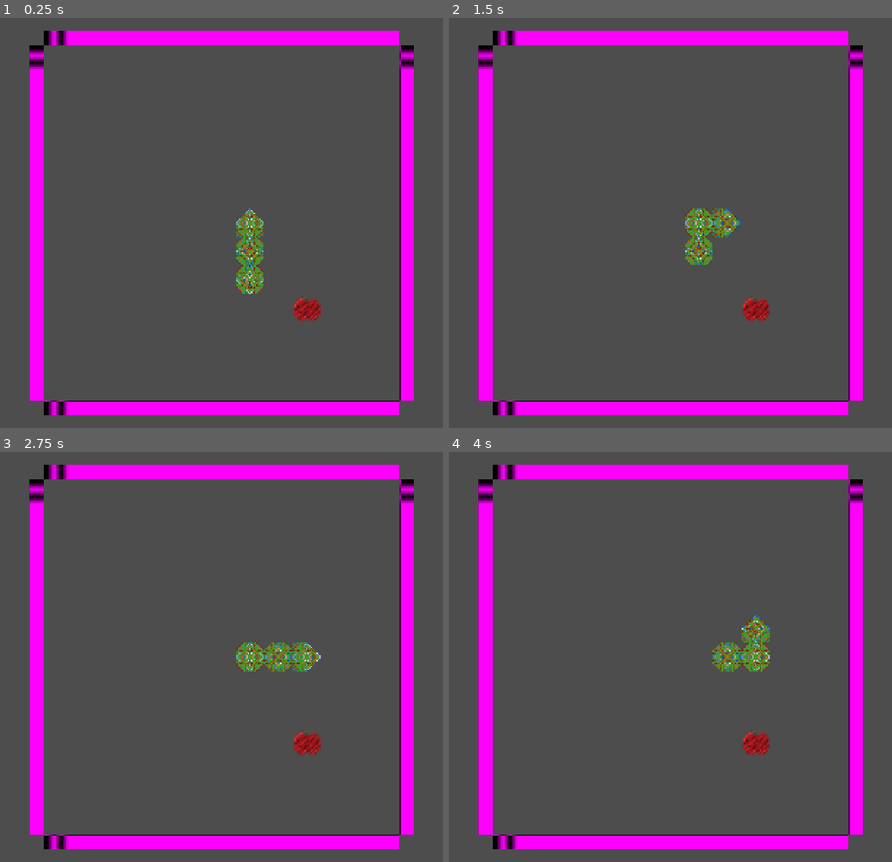
Above: before the commit, frames 1-4 (two rows, left to right).
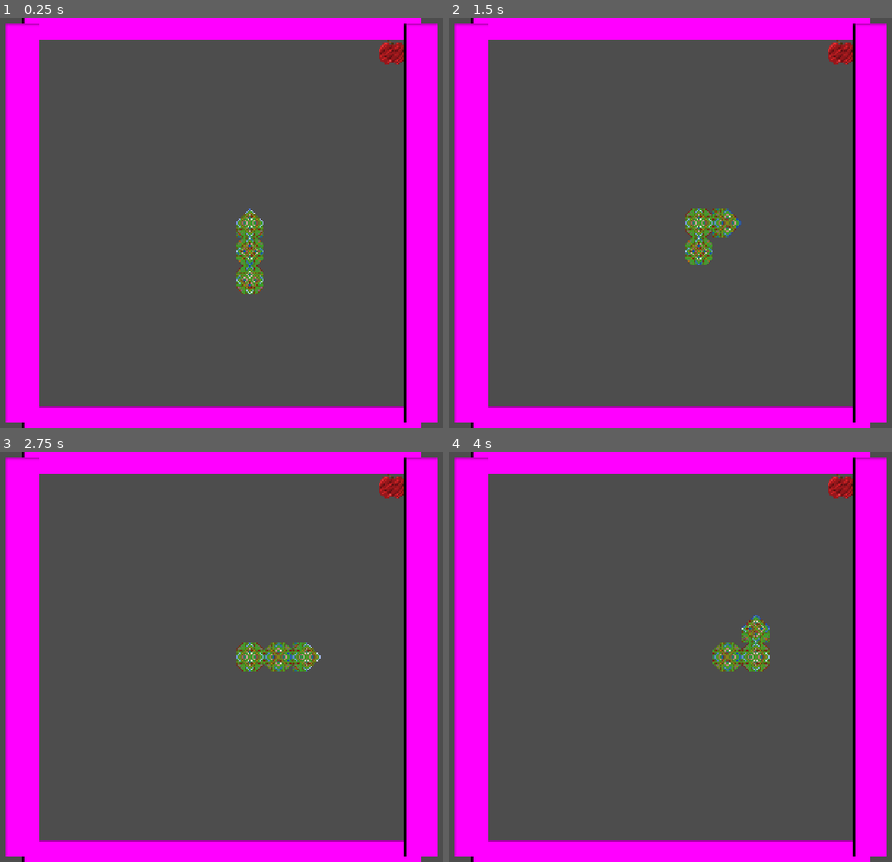
Above: after the commit, the same moments.

Repository: Irresponsible-watermelon/Snakes
Game: Godot game, scene res://SceneController/scene_controller.tscn
Same seed, same stepped clock (60 frames per second), same inputs: the game is played once before the commit and once after it. Before the commit the project starts from res://Scenes/Main.tscn.
Inputs:
- Up to frame 1 (0.25 s): no input
- Up to frame 2 (1.5 s): tap Enter at 0.5 s; hold D (Right) 0.53-1.28 s; hold S (Down) from 1.28 s (still down)
- Up to frame 3 (2.75 s): tap Space at 2 s; release S (Down) at 2.03 s; hold D (Right) from 2.03 s (still down)
- Up to frame 4 (4 s): tap Enter at 2.75 s; release D (Right) at 2.78 s; hold W (Up) 2.78-3.53 s; tap Space at 3.5 s; hold A (Left) from 3.53 s (still down)

The runs differ from the first frame. In frame 1, 22% of the frame differs, in the area x 1-99%, y 0-100%; in frame 2, 22%; in frame 3, 22%; in frame 4, 22%.

Commit message:
Set up f/w for scene switching

Diff:
--- a/Godot/Scripts/apple_spawner.gd
+++ b/Godot/SceneController/Game/Food/apple_spawner.gd
@@ -4,7 +4,7 @@
 @export var wall: Walls
 @export var food_scene: PackedScene
 @export var snake: Snake
-@export var global: Main
+@export var global: Game
 @export var app_spr: Sprite2D
 
 var apple_position: Vector2
--- a/Godot/Scripts/main.gd
+++ b/Godot/SceneController/Game/Game.gd
@@ -1,7 +1,7 @@
 extends Node2D
 
 var cell_size: int = 100
-var cells_across: int = 12
+var cells_across: int = 13 # must be odd
 var score: int = 0
 var survival_time = 0
 var difficulty: int
--- /dev/null
+++ b/Godot/SceneController/Game/Game.tscn
@@ -0,0 +1,78 @@
+[gd_scene format=3 uid="uid://dcqcp2po28cyf"]
+
+[ext_resource type="Script" uid="uid://7pbukn2s7yw5" path="res://SceneController/Game/Game.gd" id="1_1c8af"]
+[ext_resource type="PackedScene" uid="uid://b381g51uua3xa" path="res://SceneController/Game/Snake/snake.tscn" id="2_s1owg"]
+[ext_resource type="Script" uid="uid://bnm6n8cs2y8wx" path="res://SceneController/Game/Walls/walls.gd" id="3_v310c"]
+[ext_resource type="PackedScene" uid="uid://daojfp6lky2hv" path="res://SceneController/Game/Food/apple.tscn" id="4_4jq6i"]
+[ext_resource type="Script" uid="uid://b35xvp2f4e6vv" path="res://SceneController/Game/Food/apple_spawner.gd" id="5_11yct"]
+[ext_resource type="PackedScene" uid="uid://d3id3rcbychmv" path="res://SceneController/Game/Pause_Menu/pause_menu.tscn" id="6_s1owg"]
+
+[sub_resource type="PlaceholderTexture2D" id="PlaceholderTexture2D_pbw6q"]
+size = Vector2(600, 50)
+
+[sub_resource type="PlaceholderTexture2D" id="PlaceholderTexture2D_se6al"]
+size = Vector2(600, 50)
+
+[sub_resource type="PlaceholderTexture2D" id="PlaceholderTexture2D_v1gob"]
+size = Vector2(50, 600)
+
+[sub_resource type="PlaceholderTexture2D" id="PlaceholderTexture2D_jw32o"]
+size = Vector2(50, 600)
+
+[node name="Game" type="Node2D" unique_id=1107367377]
+script = ExtResource("1_1c8af")
+
+[node name="Snake" parent="." unique_id=189533688 node_paths=PackedStringArray("global", "walls", "apple_spawner") instance=ExtResource("2_s1owg")]
+z_index = 1
+position = Vector2(50, 50)
+global = NodePath("..")
+walls = NodePath("../Walls")
+apple_spawner = NodePath("../Food/AppleSpawner")
+
+[node name="Timer" type="Timer" parent="Snake" unique_id=245364244]
+wait_time = 0.2
+autostart = true
+
+[node name="Camera2D" type="Camera2D" parent="." unique_id=1828285225]
+zoom = Vector2(0.5, 0.5)
+
+[node name="Walls" type="Node" parent="." unique_id=621466389 node_paths=PackedStringArray("global")]
+script = ExtResource("3_v310c")
+global = NodePath("..")
+
+[node name="BottomWall" type="Sprite2D" parent="Walls" unique_id=1634994407 groups=["Walls"]]
+z_index = -1
+position = Vector2(0, 300)
+texture = SubResource("PlaceholderTexture2D_pbw6q")
+
+[node name="TopWall" type="Sprite2D" parent="Walls" unique_id=1553293858 groups=["Walls"]]
+position = Vector2(0, -300)
+texture = SubResource("PlaceholderTexture2D_se6al")
+
+[node name="RightWall" type="Sprite2D" parent="Walls" unique_id=217016212 groups=["Walls"]]
+position = Vector2(300, 0)
+texture = SubResource("PlaceholderTexture2D_v1gob")
+
+[node name="LeftWall" type="Sprite2D" parent="Walls" unique_id=355280407 groups=["Walls"]]
+position = Vector2(-300, 0)
+texture = SubResource("PlaceholderTexture2D_jw32o")
+
+[node name="Food" type="Node" parent="." unique_id=903751541]
+
+[node name="Apple" parent="Food" unique_id=1843909988 instance=ExtResource("4_4jq6i")]
+z_index = 1
+
+[node name="Apple" parent="Food/Apple" index="0" unique_id=1243729888]
+visible = false
+
+[node name="AppleSpawner" type="Node" parent="Food" unique_id=316563984 node_paths=PackedStringArray("wall", "snake", "global", "app_spr")]
+script = ExtResource("5_11yct")
+wall = NodePath("../../Walls")
+food_scene = ExtResource("4_4jq6i")
+snake = NodePath("../../Snake")
+global = NodePath("../..")
+app_spr = NodePath("../Apple/Apple")
+
+[node name="Pause_Menu" parent="." unique_id=1927856306 instance=ExtResource("6_s1owg")]
+
+[editable path="Food/Apple"]
--- /dev/null
+++ b/Godot/SceneController/Game/Pause_Menu/pause_menu.tscn
@@ -0,0 +1,9 @@
+[gd_scene format=3 uid="uid://d3id3rcbychmv"]
+
+[node name="Pause_Menu" type="Control" unique_id=1927856306]
+layout_mode = 3
+anchors_preset = 15
+anchor_right = 1.0
+anchor_bottom = 1.0
+grow_horizontal = 2
+grow_vertical = 2
--- a/Godot/Scripts/snake.gd
+++ b/Godot/SceneController/Game/Snake/snake.gd
@@ -24,7 +24,7 @@
 @onready var snake_parts:Node = $SnakeParts
 @onready var timer = $Timer
 
-@export var global: Main
+@export var global: Game
 @onready var body_segment_size = global.cell_size
 @export var walls: Walls
 @export var apple_spawner: AppleSpawner
@@ -36,6 +36,7 @@
 var cells_per_second = 1
 var wait_time = (1 / cells_per_second)
 var has_collisioned: bool = false
+var snake_dead:bool
 
 # Called when the node enters the scene tree for the first time.
 func _ready():
@@ -69,30 +70,30 @@
 
 #on_game_tick
 func on_timeout():
+	#define variables
 	move_direction = pending_move_direction
 	grow_position = body_parts[-1].position
 
 	var new_head_position = new_head_pos_finder()
-	var wall_collision = check_wall_collision(new_head_position)
 
-	if is_snake_inself(new_head_position):
-		has_collisioned = true
+	#Check events
+	check_wall_collision(new_head_position)
+	is_snake_inself(new_head_position)
+	if is_food_eaten(new_head_position):
+		on_food_eaten()
 
-	if is_food_eaten(new_head_position):
-		apple_needed = true
-		global.score_on_apple_eaten()
-		apple_spawner.remove_food()
-		apple_spawner.spawn_food()
+	#direct head
+	head_selector(head, move_direction)
 
-	if wall_collision == null:
-		head_selector(head, move_direction)
+	#events on survival
+	if not has_collisioned:
 		move_to_position(new_head_position)
 		global.survival_score()
-	else:
-		has_collisioned = true
-
+	elif has_collisioned:
+		snake_dead = true
 #functions library
 
+#Thinking functions
 func new_head_pos_finder():
 	var new_head_position = body_parts[0].position
 
@@ -105,6 +106,33 @@
 	elif move_direction == Vector2.RIGHT:
 		new_head_position.x += body_segment_size
 	return new_head_position
+
+func head_selector(head: Sprite2D, move_direction: Vector2):
+	if move_direction == Vector2.UP:
+		head.texture = head_up_texture
+	elif move_direction == Vector2.DOWN:
+		head.texture = head_down_texture
+	elif move_direction == Vector2.LEFT:
+		head.texture = head_left_texture
+	elif move_direction ==  Vector2.RIGHT:
+		head.texture = head_right_texture
+
+#event handlers
+func snake_elongate(grow_position):
+	var part = Sprite2D.new()
+	part.centered = true
+	part.scale = Vector2 (scale_needed, scale_needed)
+	part.texture = body_texture
+	part.position = grow_position
+	snake_parts.add_child(part)
+	body_parts.append(part)
+
+func on_food_eaten():
+	apple_needed = true
+	global.score_on_apple_eaten()
+	apple_spawner.remove_food()
+	apple_spawner.spawn_food()
+	snake_elongate(grow_position)
 
 func move_to_position(new_head_position):
 	var previous_positions: Array[Vector2] = []
@@ -119,42 +147,32 @@
 		snake_elongate(grow_position)
 		apple_eaten = false
 
-func check_wall_collision(new_head_position: Vector2):
-	if (new_head_position.x == walls_dict["left"].position.x) and move_direction == Vector2.LEFT:
-		return CollisionDirection.LEFT
-	elif (new_head_position.y == walls_dict["top"].position.y) and move_direction == Vector2.UP:
-		return CollisionDirection.TOP
-	elif new_head_position.y == walls_dict["bottom"].position.y and move_direction == Vector2.DOWN:
-		return CollisionDirection.BOTTOM
-	elif new_head_position.x == walls_dict["right"].position.x and move_direction == Vector2.RIGHT:
-		return CollisionDirection.RIGHT
-
-func head_selector(head: Sprite2D, move_direction: Vector2):
-	if move_direction == Vector2.UP:
-		head.texture = head_up_texture
-	elif move_direction == Vector2.DOWN:
-		head.texture = head_down_texture
-	elif move_direction == Vector2.LEFT:
-		head.texture = head_left_texture
-	elif move_direction ==  Vector2.RIGHT:
-		head.texture = head_right_texture
-
-func snake_elongate(grow_position):
-	var part = Sprite2D.new()
-	part.centered = true
-	part.scale = Vector2 (scale_needed, scale_needed)
-	part.texture = body_texture
-	part.position = grow_position
-	snake_parts.add_child(part)
-	body_parts.append(part)
-
-func is_food_eaten(new_head_position: Vector2) -> bool:
-	return apple_spawner.apple_position == new_head_position
-
+#collision detectors
 func is_snake_inself(new_head_position):
 	var is_inself = false
 	for x in range(1, body_parts.size()):
 		if body_parts[x].position == new_head_position:
 			is_inself = true
+			has_collisioned = true
 			return is_inself
 	return is_inself
+
+func check_wall_collision(new_head_position: Vector2):
+	if (new_head_position.x == walls_dict["left"].position.x) and move_direction == Vector2.LEFT:
+		has_collisioned = true
+		return true
+		return CollisionDirection.LEFT
+	elif (new_head_position.y == walls_dict["top"].position.y) and move_direction == Vector2.UP:
+		has_collisioned = true
+		return true
+	elif new_head_position.y == walls_dict["bottom"].position.y and move_direction == Vector2.DOWN:
+		has_collisioned = true
+		return true
+	elif new_head_position.x == walls_dict["right"].position.x and move_direction == Vector2.RIGHT:
+		has_collisioned = true
+		return true
+	else:
+		return false
+
+func is_food_eaten(new_head_position: Vector2) -> bool:
+	return apple_spawner.apple_position == new_head_position
--- a/Godot/Scenes/snake.tscn
+++ b/Godot/SceneController/Game/Snake/snake.tscn
@@ -1,6 +1,6 @@
 [gd_scene format=3 uid="uid://b381g51uua3xa"]
 
-[ext_resource type="Script" uid="uid://b2bdwfoth7r0b" path="res://Scripts/snake.gd" id="1_baghe"]
+[ext_resource type="Script" uid="uid://b2bdwfoth7r0b" path="res://SceneController/Game/Snake/snake.gd" id="1_baghe"]
 
 [node name="Snake" type="Node2D" unique_id=189533688]
 script = ExtResource("1_baghe")
--- a/Godot/Scripts/walls.gd
+++ b/Godot/SceneController/Game/Walls/walls.gd
@@ -2,16 +2,19 @@
 
 extends Node
 
-@export var global: Main
+@export var global: Game
 @onready var cell_size = global.cell_size
+@onready var map_size: float = (global.cells_across * global.cell_size) + global.cell_size
 var walls_dict = {}
 var top_left_corner: Vector2
 var bottom_right_corner: Vector2
 
 # Called when the node enters the scene tree for the first time.
 func _ready() -> void:
+	var walls_distance = map_size
 	var walls = get_tree().get_nodes_in_group("Walls") as Array[Node2D]
-
+	var scale_needed: float = (float(map_size) / float(600))
+	var scale_vec: Vector2 = Vector2(scale_needed,scale_needed)
 	for wall in walls:
 		if wall.position.x < 0:
 			walls_dict["left"] = wall
@@ -22,6 +25,14 @@
 		if wall.position.y > 0:
 			walls_dict["bottom"] = wall
 
+	walls_dict["left"].position.x = (0 - (walls_distance / 2))
+	walls_dict["left"].scale = scale_vec
+	walls_dict["right"].position.x = (0 + (walls_distance / 2))
+	walls_dict["right"].scale = scale_vec
+	walls_dict["top"].position.y = (0 - (walls_distance / 2))
+	walls_dict["top"].scale = scale_vec
+	walls_dict["bottom"].position.y = (0 + (walls_distance / 2))
+	walls_dict["bottom"].scale = scale_vec
 
 	top_left_corner = Vector2((walls_dict["left"].position.x + cell_size), (walls_dict["top"].position.y) + cell_size)
 	bottom_right_corner = Vector2((walls_dict["right"].position.x - cell_size), (walls_dict["bottom"].position.y - cell_size))
--- /dev/null
+++ b/Godot/SceneController/Start_menu/start_menu.tscn
@@ -0,0 +1,9 @@
+[gd_scene format=3 uid="uid://bjtmrmq4q7myy"]
+
+[node name="start_menu" type="Control" unique_id=858246148]
+layout_mode = 3
+anchors_preset = 15
+anchor_right = 1.0
+anchor_bottom = 1.0
+grow_horizontal = 2
+grow_vertical = 2
--- /dev/null
+++ b/Godot/SceneController/options/options.tscn
@@ -0,0 +1,9 @@
+[gd_scene format=3 uid="uid://bp66ks31q2y65"]
+
+[node name="Options" type="Control" unique_id=80761052]
+layout_mode = 3
+anchors_preset = 15
+anchor_right = 1.0
+anchor_bottom = 1.0
+grow_horizontal = 2
+grow_vertical = 2
--- /dev/null
+++ b/Godot/SceneController/scene_controller.tscn
@@ -0,0 +1,12 @@
+[gd_scene format=3 uid="uid://b8v5qj3x1vxd8"]
+
+[ext_resource type="Script" uid="uid://bkv4odqvl3stc" path="res://SceneController/scene_manger.gd" id="1_62kil"]
+[ext_resource type="PackedScene" uid="uid://dcqcp2po28cyf" path="res://SceneController/Game/Game.tscn" id="2_qd6lu"]
+[ext_resource type="PackedScene" uid="uid://bp66ks31q2y65" path="res://SceneController/options/options.tscn" id="3_qd6lu"]
+
+[node name="SceneController" type="Node" unique_id=1885958401]
+script = ExtResource("1_62kil")
+
+[node name="Game" parent="." unique_id=1107367377 instance=ExtResource("2_qd6lu")]
+
+[node name="Options" parent="." unique_id=80761052 instance=ExtResource("3_qd6lu")]
--- /dev/null
+++ b/Godot/SceneController/scene_manger.gd
@@ -0,0 +1,10 @@
+extends Node
+
+
+# Called when the node enters the scene tree for the first time.
+func _ready() -> void:
+	pass # Replace with function body.
+
+
+func load_game():
+	pass
--- a/Godot/Scenes/Main.tscn
+++ /dev/null
@@ -1,70 +0,0 @@
-[gd_scene format=3 uid="uid://dcqcp2po28cyf"]
-
-[ext_resource type="Script" uid="uid://7pbukn2s7yw5" path="res://Scripts/main.gd" id="1_pbw6q"]
-[ext_resource type="PackedScene" uid="uid://b381g51uua3xa" path="res://Scenes/snake.tscn" id="2_v1gob"]
-[ext_resource type="Script" uid="uid://bnm6n8cs2y8wx" path="res://Scripts/walls.gd" id="3_jw32o"]
-[ext_resource type="PackedScene" uid="uid://daojfp6lky2hv" path="res://Scenes/apple.tscn" id="4_50glp"]
-[ext_resource type="Script" uid="uid://b35xvp2f4e6vv" path="res://Scripts/apple_spawner.gd" id="5_pbw6q"]
-
-[sub_resource type="PlaceholderTexture2D" id="PlaceholderTexture2D_se6al"]
-size = Vector2(50, 50)
-
-[node name="Main" type="Node2D" unique_id=1107367377]
-script = ExtResource("1_pbw6q")
-
-[node name="Snake" parent="." unique_id=189533688 node_paths=PackedStringArray("global", "walls", "apple_spawner") instance=ExtResource("2_v1gob")]
-z_index = 1
-position = Vector2(50, 50)
-global = NodePath("..")
-walls = NodePath("../Walls")
-apple_spawner = NodePath("../Food/AppleSpawner")
-
-[node name="Timer" type="Timer" parent="Snake" unique_id=245364244]
-wait_time = 0.2
-autostart = true
-
-[node name="Camera2D" type="Camera2D" parent="." unique_id=1828285225]
-zoom = Vector2(0.5, 0.5)
-
-[node name="Walls" type="Node" parent="." unique_id=621466389 node_paths=PackedStringArray("global")]
-script = ExtResource("3_jw32o")
-global = NodePath("..")
-
-[node name="BottomWall" type="Sprite2D" parent="Walls" unique_id=1634994407 groups=["Walls"]]
-z_index = -1
-position = Vector2(0, 650)
-scale = Vector2(25, 1)
-texture = SubResource("PlaceholderTexture2D_se6al")
-
-[node name="TopWall" type="Sprite2D" parent="Walls" unique_id=1553293858 groups=["Walls"]]
-position = Vector2(0, -650)
-scale = Vector2(25, 1)
-texture = SubResource("PlaceholderTexture2D_se6al")
-
-[node name="RightWall" type="Sprite2D" parent="Walls" unique_id=217016212 groups=["Walls"]]
-position = Vector2(650, 0)
-scale = Vector2(1, 25)
-texture = SubResource("PlaceholderTexture2D_se6al")
-
-[node name="LeftWall" type="Sprite2D" parent="Walls" unique_id=355280407 groups=["Walls"]]
-position = Vector2(-650, 0)
-scale = Vector2(1, 25)
-texture = SubResource("PlaceholderTexture2D_se6al")
-
-[node name="Food" type="Node" parent="." unique_id=903751541]
-
-[node name="Apple" parent="Food" unique_id=1843909988 instance=ExtResource("4_50glp")]
-z_index = 1
-
-[node name="Apple" parent="Food/Apple" index="0" unique_id=1243729888]
-visible = false
-
-[node name="AppleSpawner" type="Node" parent="Food" unique_id=316563984 node_paths=PackedStringArray("wall", "snake", "global", "app_spr")]
-script = ExtResource("5_pbw6q")
-wall = NodePath("../../Walls")
-food_scene = ExtResource("4_50glp")
-snake = NodePath("../../Snake")
-global = NodePath("../..")
-app_spr = NodePath("../Apple/Apple")
-
-[editable path="Food/Apple"]
--- a/Godot/project.godot
+++ b/Godot/project.godot
@@ -11,13 +11,14 @@
 [application]
 
 config/name="Snake (godot)"
-run/main_scene="uid://dcqcp2po28cyf"
+run/main_scene="uid://b8v5qj3x1vxd8"
 config/features=PackedStringArray("4.7", "GL Compatibility")
 config/icon="res://Assets/icon.svg"
 
 [autoload]
 
-Main="*uid://7pbukn2s7yw5"
+Game="*uid://7pbukn2s7yw5"
+SceneManger="*uid://bkv4odqvl3stc"
 
 [display]
 
Renamed: Godot/Scenes/apple.tscn -> Godot/SceneController/Game/Food/apple.tscn
Renamed: Godot/Scripts/apple_spawner.gd.uid -> Godot/SceneController/Game/Food/apple_spawner.gd.uid
Renamed: Godot/Scripts/main.gd.uid -> Godot/SceneController/Game/Game.gd.uid
Renamed: Godot/Scripts/snake.gd.uid -> Godot/SceneController/Game/Snake/snake.gd.uid
Renamed: Godot/Scripts/walls.gd.uid -> Godot/SceneController/Game/Walls/walls.gd.uid
Not shown, added: Godot/SceneController/scene_manger.gd.uid
Not shown, added: Godot/SceneController/scene_controller.tscn2593262185.tmp
Not shown, removed: Godot/Scenes/Main.tscn251796436.tmp
Not shown, removed: Godot/Scenes/Main.tscn274722039.tmp
Not shown, removed: Godot/Scenes/PlayerSnake.tscn3690040652.tmp
Not shown, removed: Godot/Scenes/PlayerSnake.tscn3731756078.tmp
Not shown, removed: Godot/Scenes/PlayerSnake.tscn3924204763.tmp
